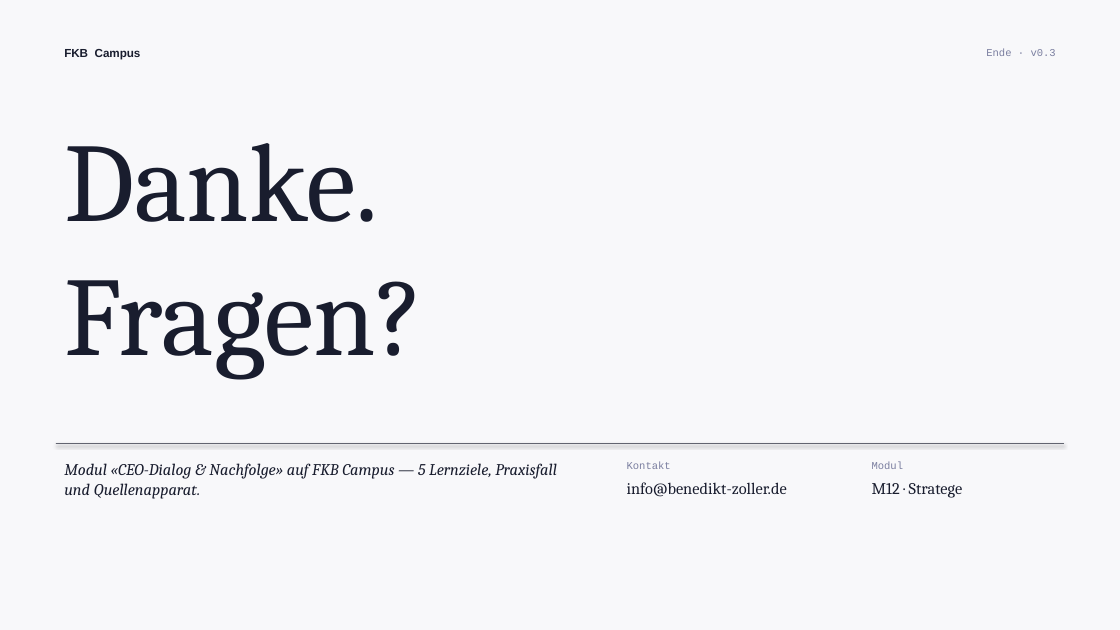
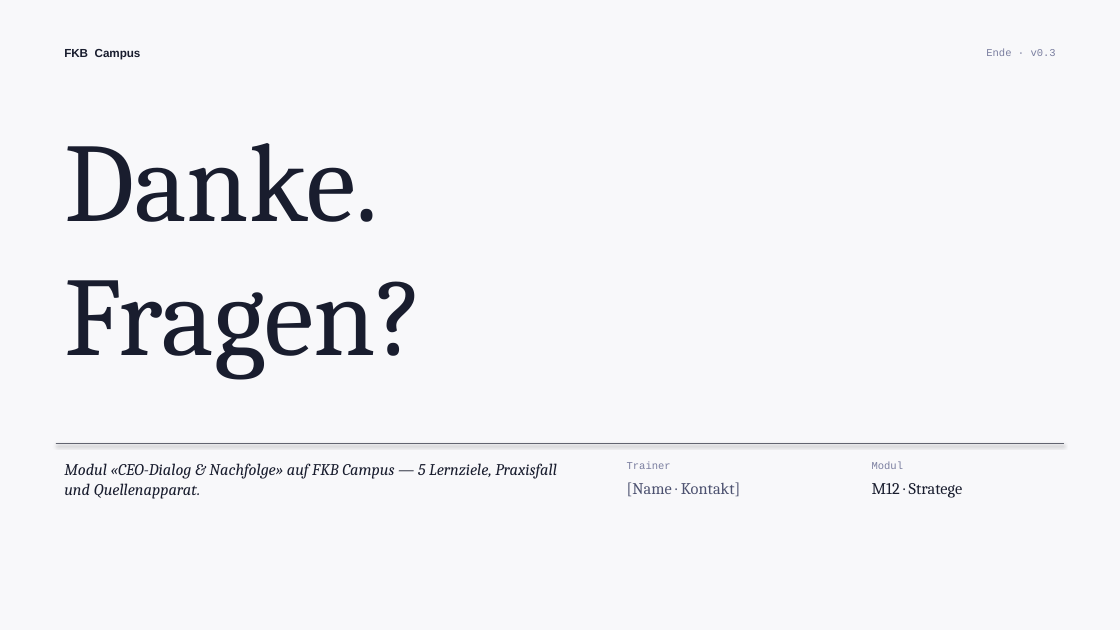
Before and after one commit to ck5rqc47pr-byte/firmenkundenakademie-online, a slide deck: slide 11 of public/downloads/praesentation/M12.pptx (slide 33 before the commit). Drawn at 1120x630 pixels with LibreOffice and Linux fonts; fonts in the diff are those of the drawing. Boxes give left, top, right and bottom in pixels: in the first picture for what was removed or moved away, otherwise in the second. Text is boxed around its words. In the diff, an @@ line names an element or a change of style, - is before the commit and + after.

```diff
--- a/public/downloads/praesentation/M12.pptx
+++ b/public/downloads/praesentation/M12.pptx
@@ text at [627, 462, 671, 469]: text changed @@
-Kontakt
+Trainer
@@ text at [627, 482, 741, 497]: text changed; text colour #191D2E to #4D5270 @@
-info@benedikt-zoller.de
+[Name · Kontakt]
```
Also in this commit, not shown: 1 other slide changed, 7 slides added, 29 slides removed, 42 other files.
